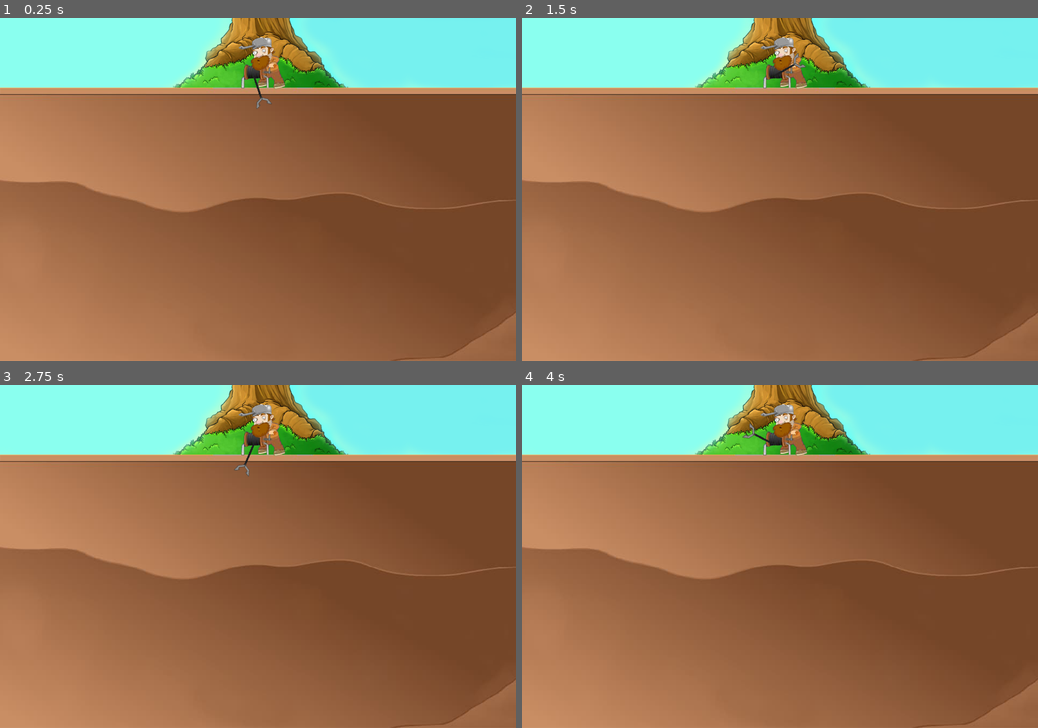
Above: before the commit, frames 1-4 (two rows, left to right).
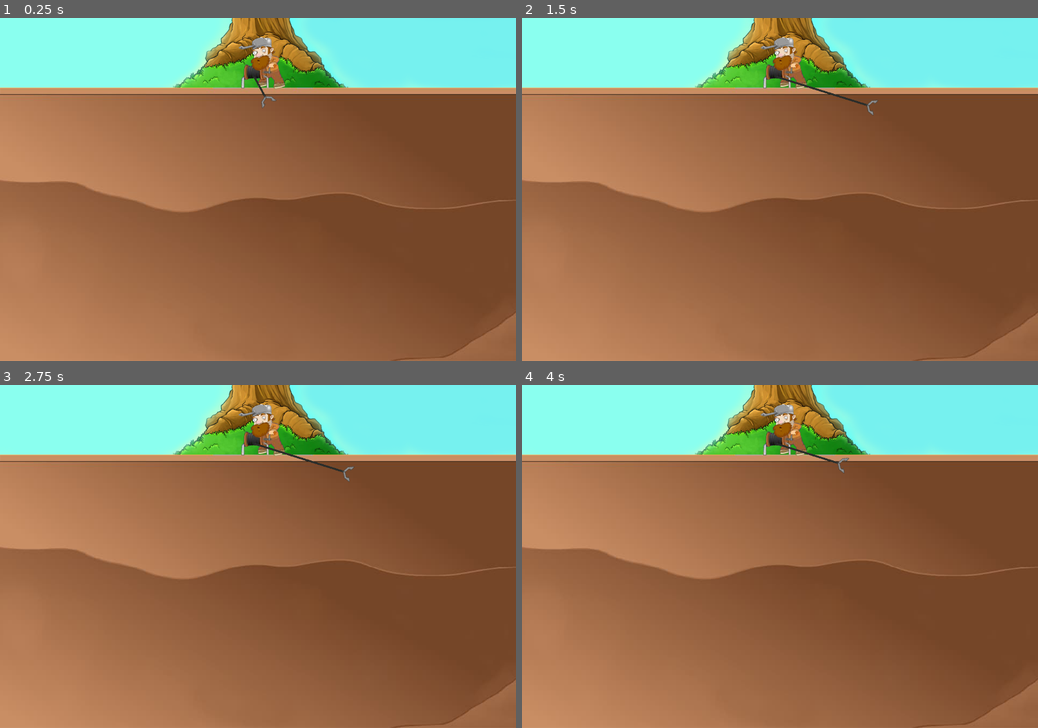
Above: after the commit, the same moments.

Repository: hismeyy/game-daveAlsoWantsToBeAMiner
Game: Godot game, scene res://scenes/main/main.tscn
Two runs of this game, one before a commit and one after it. Both use one fixed random seed, a clock stepped at 60 frames per second and the inputs below.
Inputs:
- Up to frame 1 (0.25 s): no input
- Up to frame 2 (1.5 s): tap Space (fishing, bound only after the commit) at 0.6, 1.35 s
- Up to frame 3 (2.75 s): tap Space (fishing, bound only after the commit) at 2.1 s
- Up to frame 4 (4 s): tap Space (fishing, bound only after the commit) at 2.85, 3.6 s; tap Enter at 3.5 s

The runs differ from the first frame. In frame 1, 0.1% of the frame differs, in the area x 49-54%, y 17-27%; in frame 2, 0.2%; in frame 3, 0.2%, in the area x 45-69%, y 17-29%; in frame 4, 0.2%.

Commit message:
【角色】完成绳索的伸长和缩短控制

Diff:
--- a/project.godot
+++ b/project.godot
@@ -19,6 +19,14 @@
 window/size/viewport_width=1350
 window/size/viewport_height=900
 
+[input]
+
+fishing={
+"deadzone": 0.5,
+"events": [Object(InputEventKey,"resource_local_to_scene":false,"resource_name":"","device":-1,"window_id":0,"alt_pressed":false,"shift_pressed":false,"ctrl_pressed":false,"meta_pressed":false,"pressed":false,"keycode":0,"physical_keycode":32,"key_label":0,"unicode":32,"echo":false,"script":null)
+]
+}
+
 [rendering]
 
 renderer/rendering_method="gl_compatibility"
--- a/scenes/entities/dave.tscn
+++ b/scenes/entities/dave.tscn
@@ -60,18 +60,17 @@
 sprite_frames = SubResource("SpriteFrames_wi0on")
 autoplay = "default"
 
-[node name="Rope" type="ColorRect" parent="."]
-offset_left = -23.0
-offset_top = 36.0
-offset_right = -18.0
-offset_bottom = 96.0
-rotation = 0.174533
-color = Color(0.121569, 0.121569, 0.129412, 1)
+[node name="Rope" type="Line2D" parent="."]
+position = Vector2(-20, 36)
+points = PackedVector2Array(0, 0, 0, 60)
+width = 5.0
+default_color = Color(0.164706, 0.176471, 0.164706, 1)
 
 [node name="Hook" type="Area2D" parent="Rope"]
+position = Vector2(-1, 70)
+metadata/_edit_group_ = true
 
 [node name="AnimatedSprite2D" type="AnimatedSprite2D" parent="Rope/Hook"]
-position = Vector2(2, 70)
 rotation = 1.51844
 sprite_frames = SubResource("SpriteFrames_3mx7h")
 autoplay = "default"
--- a/scripts/entities/dave.gd
+++ b/scripts/entities/dave.gd
@@ -2,9 +2,18 @@
 
 # 绳子转速
 @export var rotational_speed = 2
+# 绳子伸长速度
+@export var elongation_speed = 300
 # 最大角度
 @export var max_degrees = 140
+# 绳子最小长度
+@export var rope_min_length = 60
+# 旋转方向
 var direction = -1
+# 是否在旋转
+var rotating = true
+# 是否在伸长
+var elongating = false
 
 # Called when the node enters the scene tree for the first time.
 func _ready():
@@ -13,11 +22,31 @@
 
 # Called every frame. 'delta' is the elapsed time since the previous frame.
 func _process(delta):
-	pass
+	if Input.is_action_just_pressed("fishing"):
+		if rotating:
+			rotating = false
+			elongating = true
+		else :
+			elongating = false
 
 func _physics_process(delta):
-	if $Rope.rotation_degrees > max_degrees:
-		direction = -1
-	elif $Rope.rotation_degrees < -max_degrees :
-		direction = 1
-	$Rope.rotation = $Rope.rotation + (rotational_speed * delta * direction)
+	if rotating:
+		# 旋转
+		if $Rope.rotation_degrees > max_degrees:
+			direction = -1
+		elif $Rope.rotation_degrees < -max_degrees :
+			direction = 1
+		$Rope.rotation = $Rope.rotation + (rotational_speed * delta * direction)
+	else :
+		if elongating:
+			# 伸长
+			var distance = elongation_speed * delta
+			$Rope.points[1].y += distance
+			$Rope/Hook.position.y += distance
+		else :
+			# 缩短
+			var distance = elongation_speed * delta
+			$Rope.points[1].y -= distance
+			$Rope/Hook.position.y -= distance
+			if $Rope.points[1].y <= rope_min_length:
+				rotating = true
